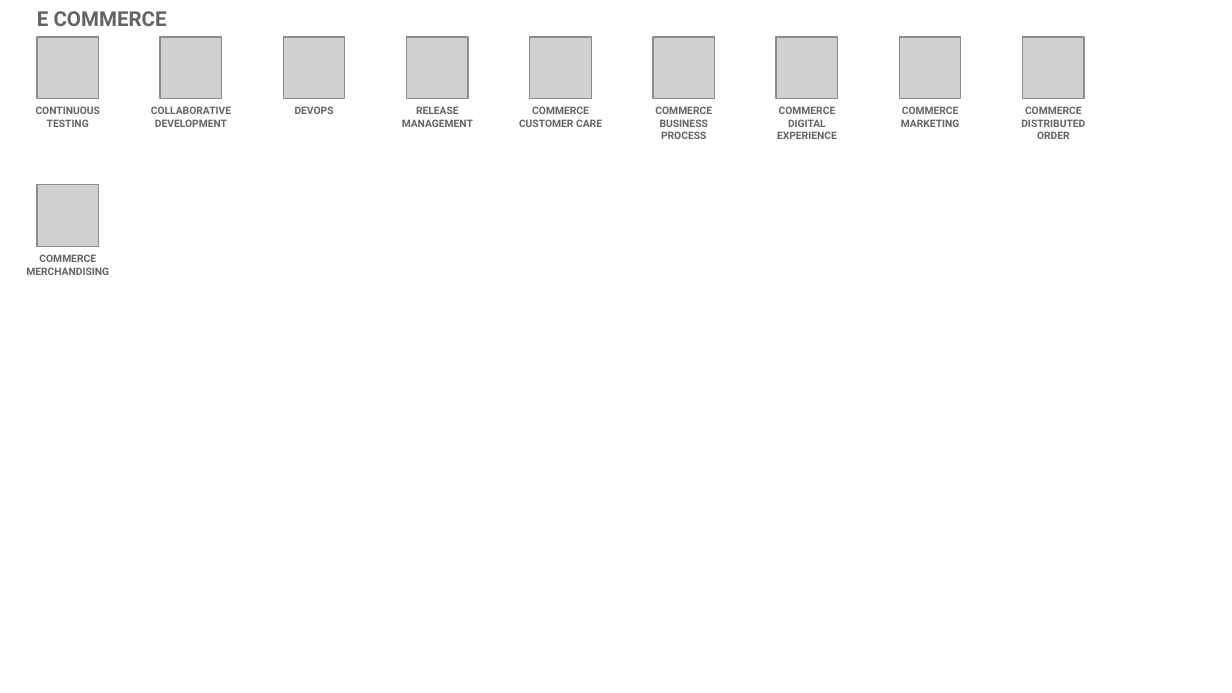
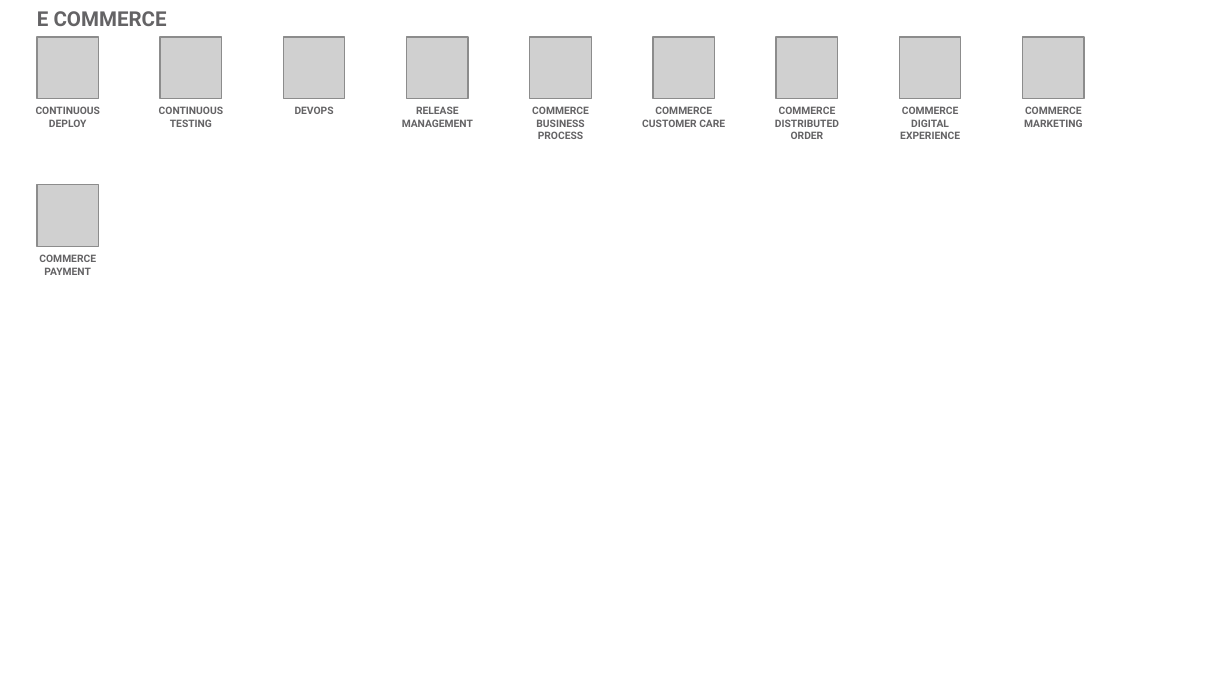
Before and after one commit to l2fprod/myarchitecture, a slide deck: slide 17 of mycatalog-architecture-diagram-template.pptx. Drawn at 1232x693 pixels with LibreOffice and Linux fonts; fonts in the diff are those of the drawing; grey boxes stand for pictures. Boxes give left, top, right and bottom in pixels: in the first picture for what was removed or moved away, otherwise in the second. Text is boxed around its words. In the diff, an @@ line names an element or a change of style, - is before the commit and + after.

```diff
--- a/mycatalog-architecture-diagram-template.pptx
+++ b/mycatalog-architecture-diagram-template.pptx
@@ text at (x1=36, y1=106, x2=100, y2=127): text changed @@
-CONTINUOUS TESTING
+CONTINUOUS DEPLOY
@@ text at (x1=159, y1=106, x2=223, y2=127): text changed @@
-COLLABORATIVE DEVELOPMENT
+CONTINUOUS TESTING
@@ text "COMMERCE BUSINESS PROCESS" moved from (x1=655, y1=106, x2=712, y2=139) to (x1=532, y1=106, x2=589, y2=139) @@
@@ text "COMMERCE CUSTOMER CARE" moved from (x1=519, y1=106, x2=602, y2=127) to (x1=642, y1=106, x2=725, y2=127) @@
@@ text at (x1=775, y1=106, x2=839, y2=139): text changed @@
-COMMERCE DIGITAL EXPERIENCE
+COMMERCE DISTRIBUTED ORDER
@@ text at (x1=900, y1=106, x2=960, y2=139): text changed @@
-COMMERCE MARKETING
+COMMERCE DIGITAL EXPERIENCE
@@ text at (x1=1024, y1=106, x2=1083, y2=127): text changed @@
-COMMERCE DISTRIBUTED ORDER
+COMMERCE MARKETING
@@ text at (x1=39, y1=254, x2=96, y2=275): text changed @@
-COMMERCE MERCHANDISING
+COMMERCE PAYMENT
```
Also in this commit, not shown: 11 other slides changed, 1 slide added, 1 slide removed.
